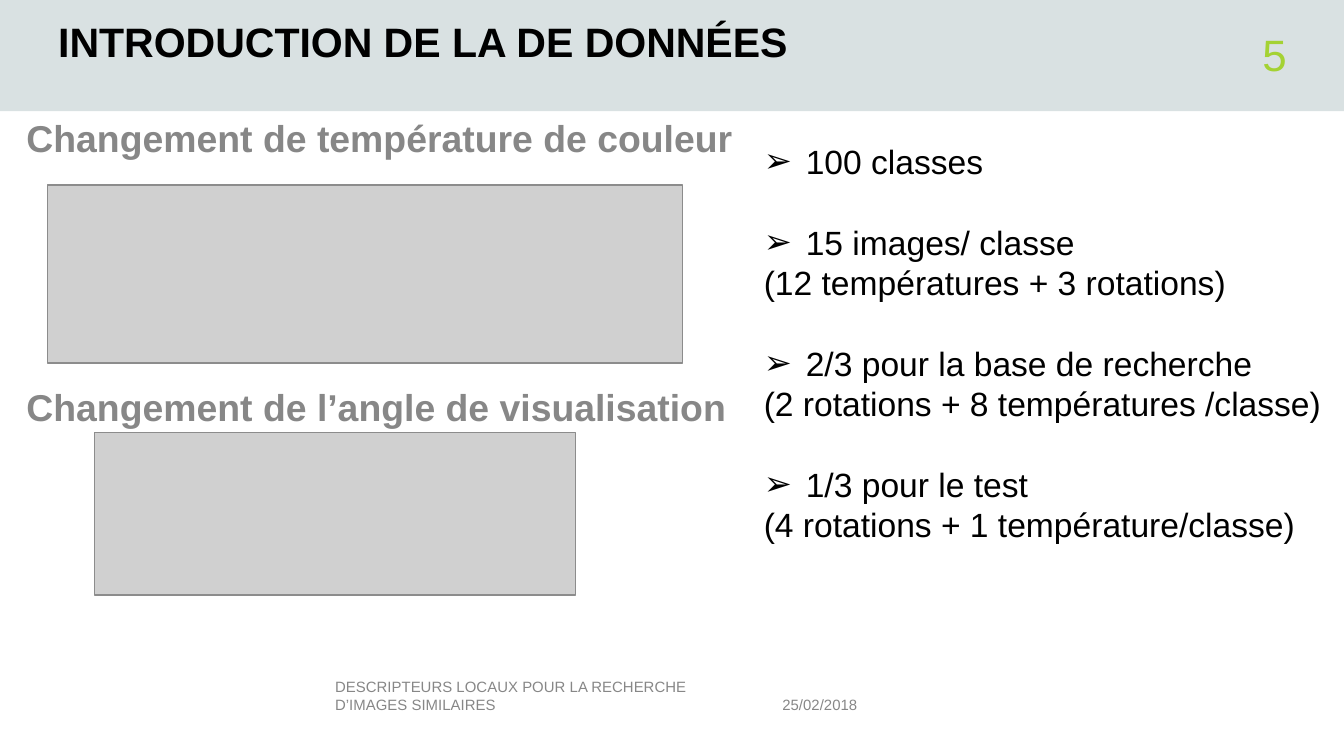
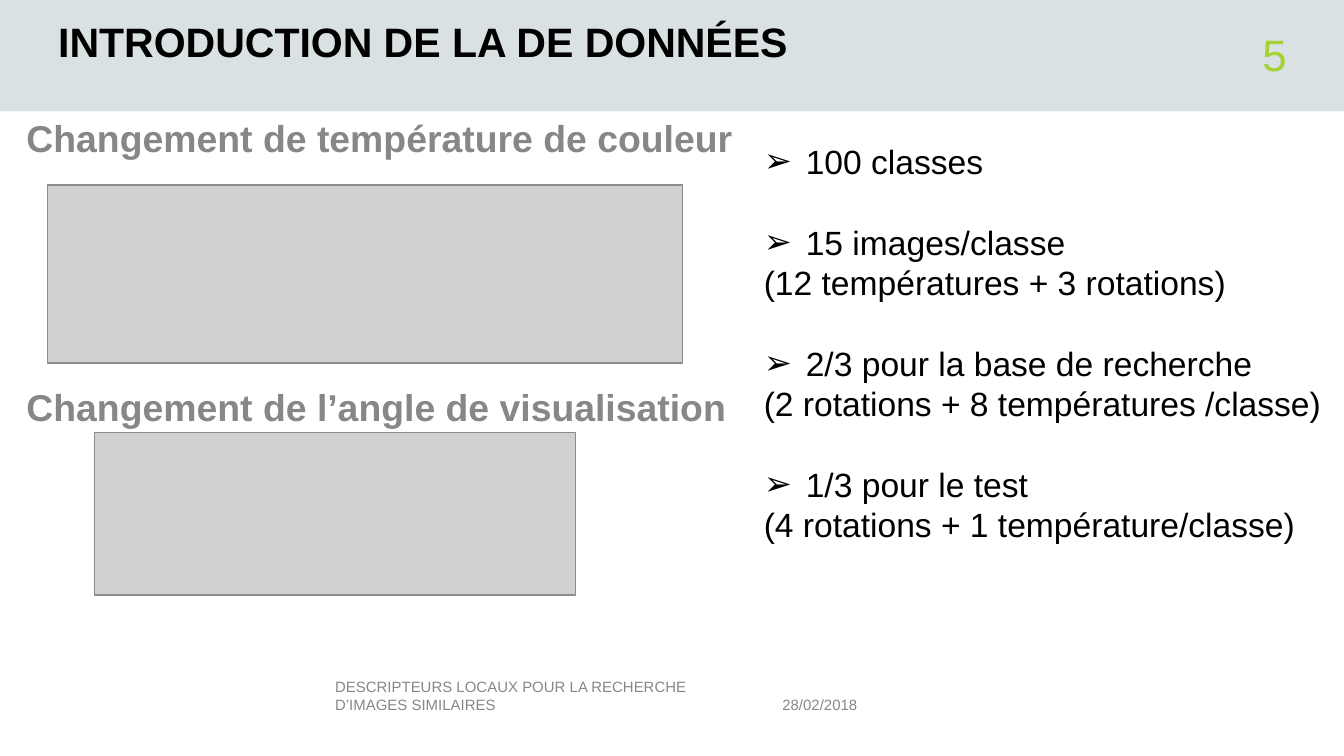
Before and after one commit to tbjszhu/516_lot1, a slide deck: slide 5 of rapport/lot1_presentation.pptx. Drawn at 1344x756 pixels with LibreOffice and Linux fonts; fonts in the diff are those of the drawing; grey boxes stand for pictures; background and template pictures are left out. Boxes give left, top, right and bottom in pixels: in the first picture for what was removed or moved away, otherwise in the second. Text is boxed around its words. In the diff, an @@ line names an element or a change of style, - is before the commit and + after.

```diff
--- a/rapport/lot1_presentation.pptx
+++ b/rapport/lot1_presentation.pptx
@@ text at <box>806,230,1065,261</box>: spaces changed @@
-➢ 15 images/ classe
+➢ 15 images/classe
@@ text at <box>782,699,857,710</box>: text changed @@
-25/02/2018
+28/02/2018
```
Also in this commit, not shown: 11 other slides changed, 3 other files.
